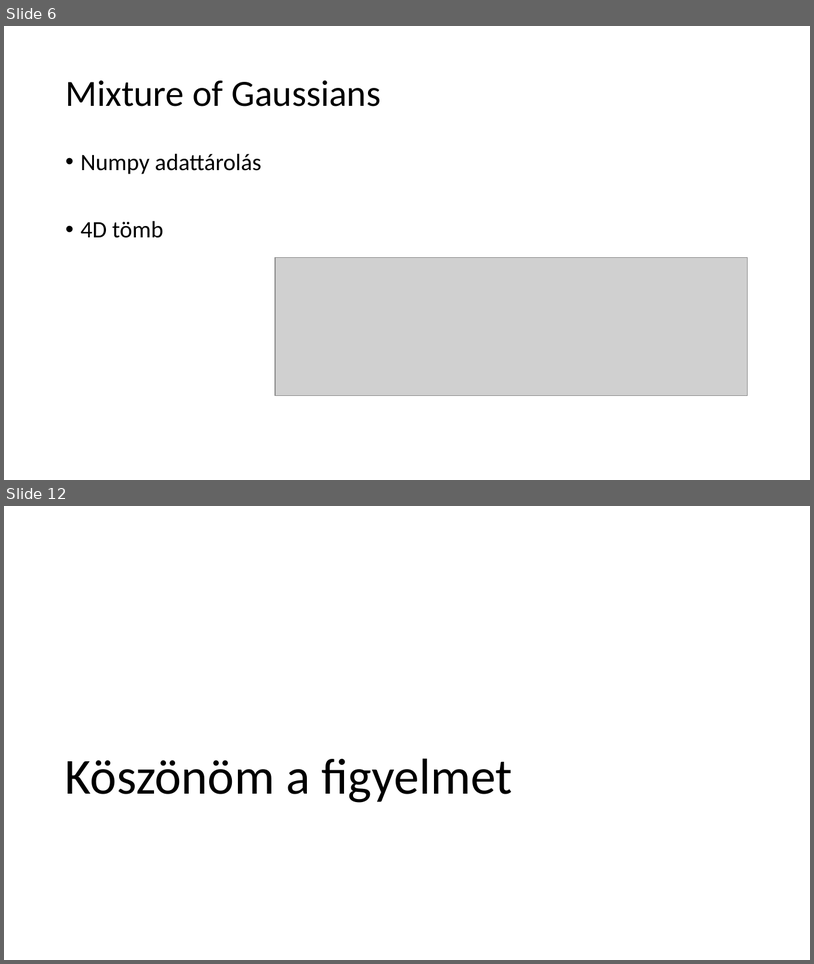
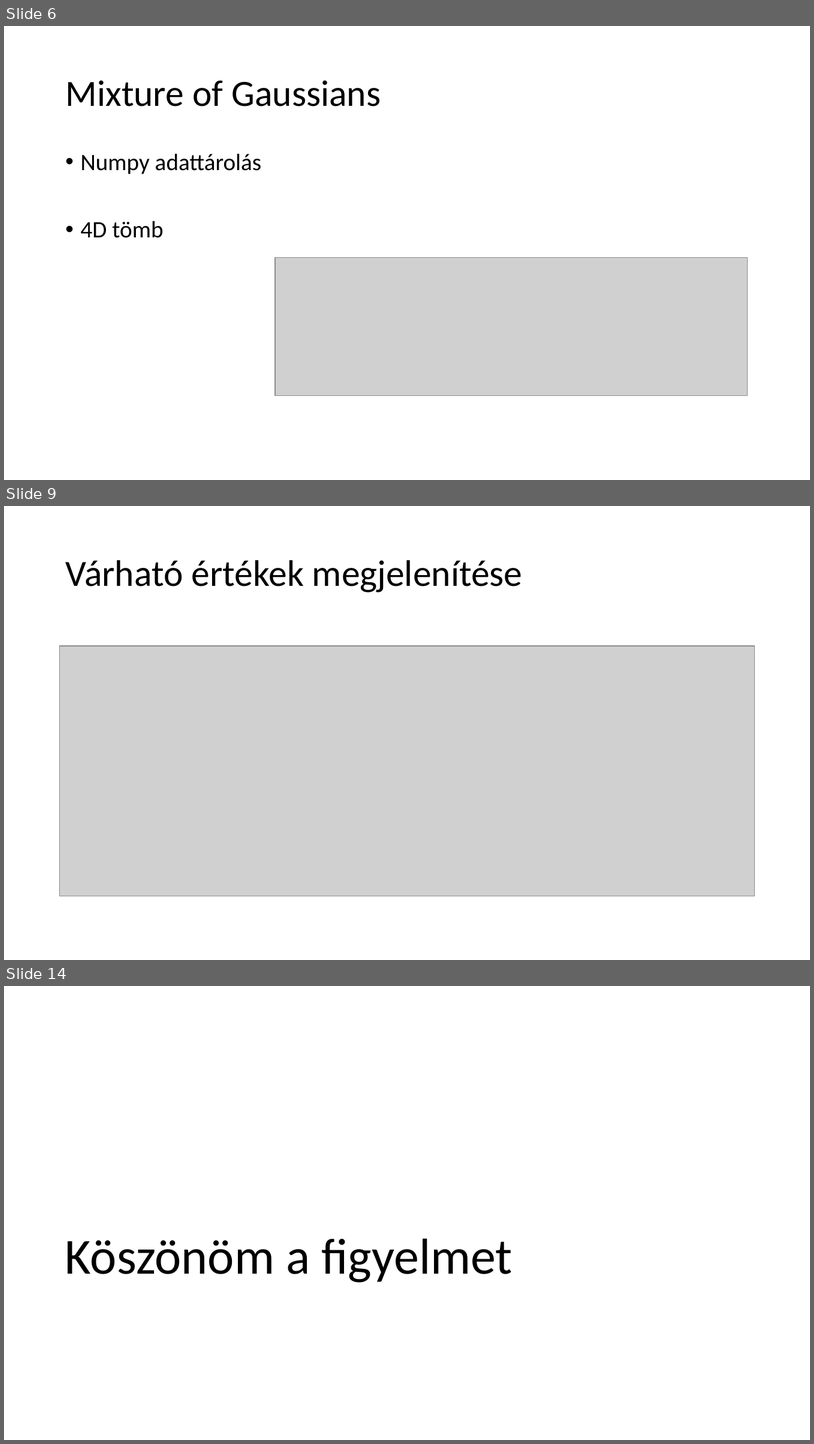
Before and after one commit to koojozsef/Szakdolgozat_PE, a slide deck: 01_doc/presentation.pptx. Shown one above the other, each under a label of ours: slides 6 and 12 before the commit, slides 6, 9 and 14 after it; the slides between them are not shown. The pictures are 814x964 and 814x1444 pixels, drawn with LibreOffice and Linux fonts; fonts in the diff are those of the drawing; grey boxes stand for pictures. Boxes give left, top, right and bottom in pixels: in the first picture for what was removed or moved away, otherwise in the second. Text is boxed around its words. In the diff, an @@ line names an element or a change of style, - is before the commit and + after.

```diff
--- a/01_doc/presentation.pptx
+++ b/01_doc/presentation.pptx
@@ slide 9 added at bbox=[4, 506, 810, 960], background #FFFFFF @@
@@ title added at bbox=[65, 560, 523, 592], 44 pt, text #000000 @@
+Várható értékek megjelenítése
@@ picture added at bbox=[60, 646, 755, 895] @@
@@ what was slide 12 is now slide 14 @@
```
Also in this commit, not shown: 1 slide changed, 2 other slides added, 1 slide removed, 1 other file.
